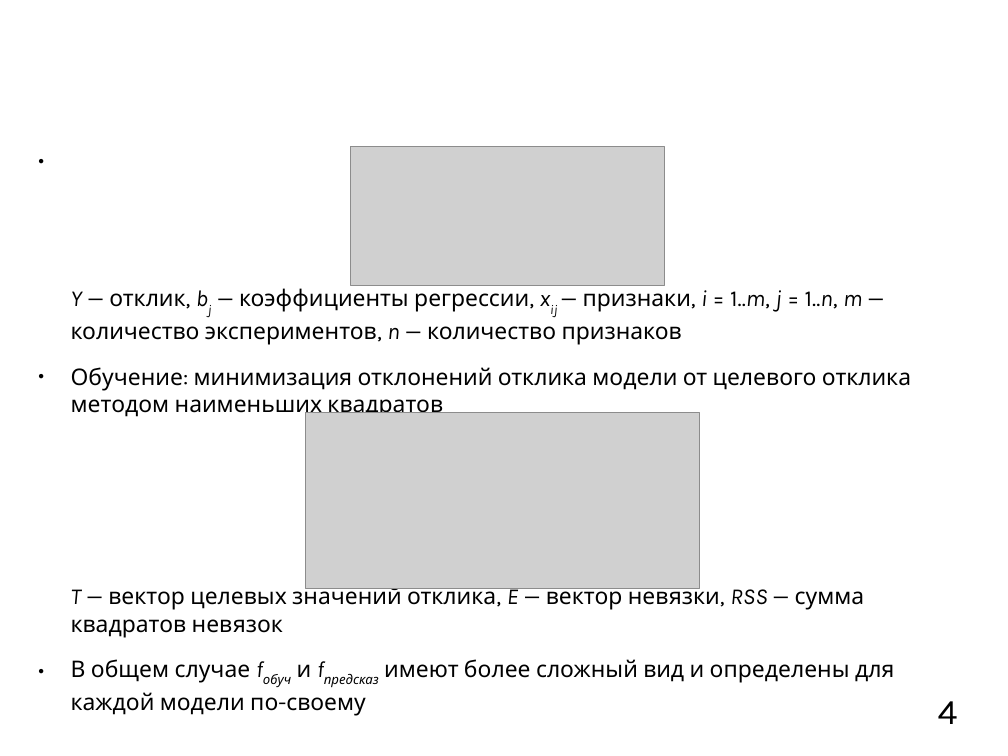
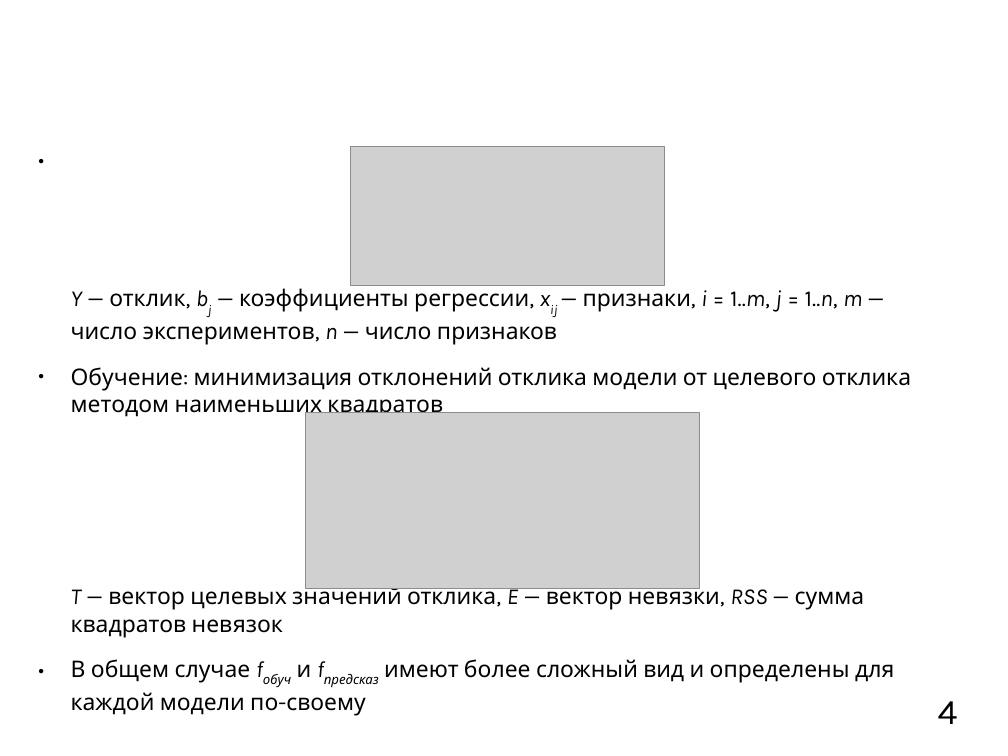
Before and after one commit to mkpankov/adaptor, a slide deck: slide 4 of diploma/defense/brochure.odp. Drawn at 1008x756 pixels with LibreOffice and Linux fonts; fonts in the diff are those of the drawing; grey boxes stand for pictures; background and template pictures are left out. Boxes give left, top, right and bottom in pixels: in the first picture for what was removed or moved away, otherwise in the second. Text is boxed around its words. In the diff, an @@ line names an element or a change of style, - is before the commit and + after.

```diff
--- a/diploma/defense/brochure.odp
+++ b/diploma/defense/brochure.odp
@@ text at [71,285,862,345]: text changed @@
-● Y — отклик, bj — коэффициенты регрессии, xij — признаки, i = 1..m, j = 1..n, m — количество экспериментов, n — количество признаков
+● Y — отклик, bj — коэффициенты регрессии, xij — признаки, i = 1..m, j = 1..n, m — число экспериментов, n — число признаков
```
Also in this commit, not shown: 6 other slides changed.
